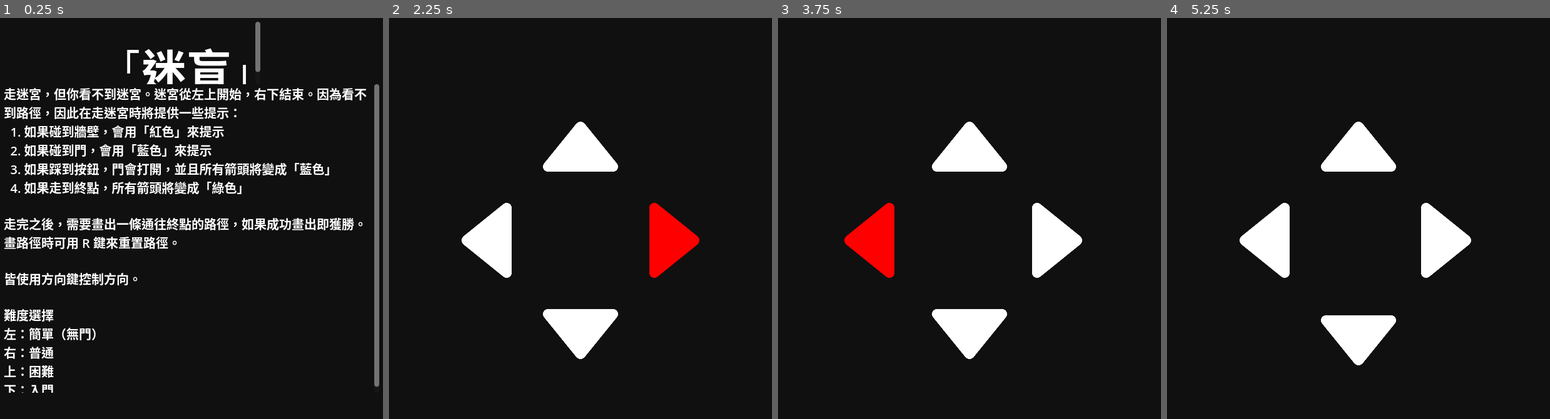
Above: before the commit, frames 1-4 (left to right).
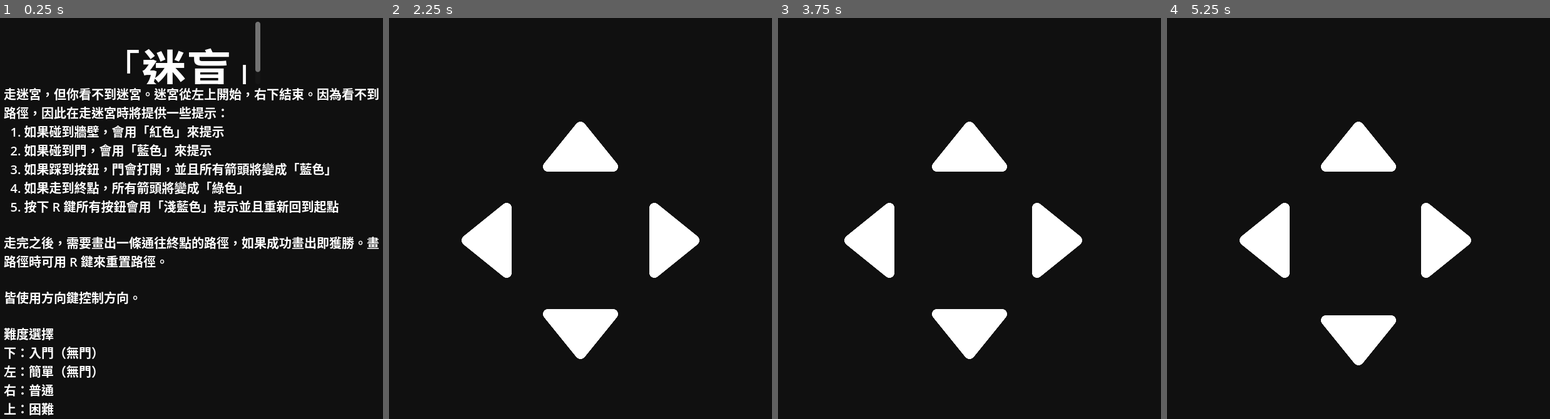
Above: after the commit, the same moments.

Repository: Darrin-Lin/Normal_Game_Jam_2024
Game: Godot game, scene res://Scenes/Start.tscn
Two runs of this game, one before a commit and one after it. Both use one fixed random seed, a clock stepped at 60 frames per second and the inputs below.
Inputs:
- Up to frame 1 (0.25 s): no input
- Up to frame 2 (2.25 s): tap Enter at 0.5 s; hold Right (ui_right) 0.53-1.28 s; tap Space (ui_select) at 0.6, 0.77, 1.07, 1.35, 1.52, 1.82, 2.1 s; tap R (reset) at 1.25, 2 s; hold Down (ui_down) 1.28-2.03 s; hold Right (ui_right) from 2.03 s (still down)
- Up to frame 3 (3.75 s): tap R (reset) at 2.75, 3.5 s; release Right (ui_right) at 2.78 s; hold Up (ui_up) 2.78-3.53 s; tap Space (ui_select) at 2.85, 3.02, 3.32, 3.6 s; hold Left (ui_left) from 3.53 s (still down)
- Up to frame 4 (5.25 s): tap Space (ui_select) at 3.77, 4.07, 4.35, 4.52, 4.82, 5.1 s; tap R (reset) at 4.15, 4.25 s; release Left (ui_left) at 5.03 s; hold Down (ui_down) from 5.03 s (still down)

The runs differ from the first frame. In frame 1, 11% of the frame differs, in the area x 0-100%, y 16-100%; in frame 2, 1.5%; in frame 3, 1.5%; in frame 4, nothing differs.

Commit message:
feat: Add rest button while runing arrow.

Diff:
--- a/Scenes/Start.tscn
+++ b/Scenes/Start.tscn
@@ -24,20 +24,22 @@
 offset_left = 100.0
 offset_top = 150.0
 offset_right = 700.0
-offset_bottom = 644.0
+offset_bottom = 750.0
 theme_override_font_sizes/normal_font_size = 20
 text = "走迷宮，但你看不到迷宮。迷宮從左上開始，右下結束。因為看不到路徑，因此在走迷宮時將提供一些提示：
   1. 如果碰到牆壁，會用「紅色」來提示
   2. 如果碰到門，會用「藍色」來提示
   3. 如果踩到按鈕，門會打開，並且所有箭頭將變成「藍色」
   4. 如果走到終點，所有箭頭將變成「綠色」
+  5. 按下 R 鍵所有按鈕會用「淺藍色」提示並且重新回到起點
 
 走完之後，需要畫出一條通往終點的路徑，如果成功畫出即獲勝。畫路徑時可用 R 鍵來重置路徑。
 
 皆使用方向鍵控制方向。
 
 難度選擇
+下：入門（無門）
 左：簡單（無門）
 右：普通
 上：困難
-下：入門"
+"
--- a/Scripts/arrows.gd
+++ b/Scripts/arrows.gd
@@ -26,6 +26,7 @@
 const error_color  = Vector4(1,0,0,1)
 const sucess_color = Vector4(0,1,0,1)
 const door_color   = Vector4(0,0,1,1)
+const reset_color  = Vector4(0,1,1,1)
 
 
 func _ready():
@@ -58,6 +59,33 @@
 			get_tree().change_scene_to_file("res://Scenes/draw.tscn")
 
 	else:
+		if Input.is_action_just_pressed("reset"):
+			var u_shader = up_arrow.material.get_shader_parameter("rgb")
+			u_shader = reset_color
+			up_arrow.material.set_shader_parameter("rgb",u_shader)
+			var d_shader = down_arrow.material.get_shader_parameter("rgb")
+			d_shader = reset_color
+			down_arrow.material.set_shader_parameter("rgb",d_shader)
+			var l_shader = left_arrow.material.get_shader_parameter("rgb")
+			l_shader = reset_color
+			left_arrow.material.set_shader_parameter("rgb",l_shader)
+			var r_shader = right_arrow.material.get_shader_parameter("rgb")
+			r_shader = reset_color
+			right_arrow.material.set_shader_parameter("rgb",r_shader)
+			_reset_path()
+		if Input.is_action_just_released("reset"):
+			var u_shader = up_arrow.material.get_shader_parameter("rgb")
+			u_shader = normal_color
+			up_arrow.material.set_shader_parameter("rgb",u_shader)
+			var d_shader = down_arrow.material.get_shader_parameter("rgb")
+			d_shader = normal_color
+			down_arrow.material.set_shader_parameter("rgb",d_shader)
+			var l_shader = left_arrow.material.get_shader_parameter("rgb")
+			l_shader = normal_color
+			left_arrow.material.set_shader_parameter("rgb",l_shader)
+			var r_shader = right_arrow.material.get_shader_parameter("rgb")
+			r_shader = normal_color
+			right_arrow.material.set_shader_parameter("rgb",r_shader)
 		if Input.is_action_just_pressed("ui_up"):
 			up_arrow.position += Vector2(0, -10)
 			var u_move = _move(Direction.UP)
@@ -171,3 +199,8 @@
 		normal_color = door_color
 		return 0
 	return 0
+
+func _reset_path():
+	normal_color = Vector4(1,1,1,1)
+	button_pressed = false
+	pos = [0,0]
